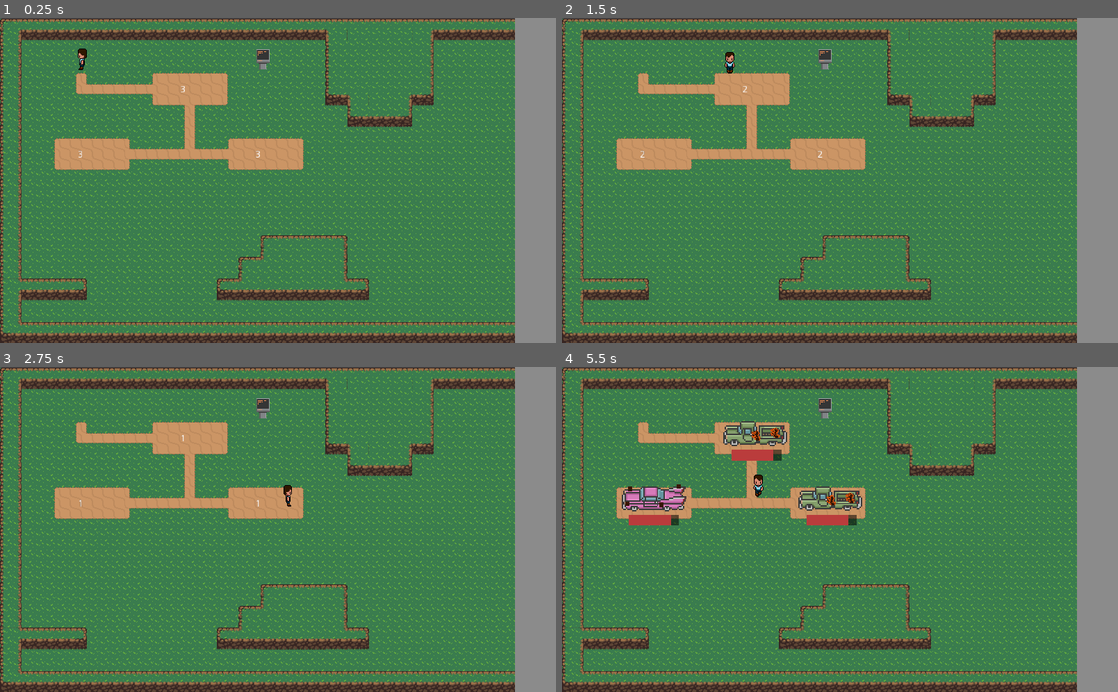
Above: before the commit, frames 1-4 (two rows, left to right).
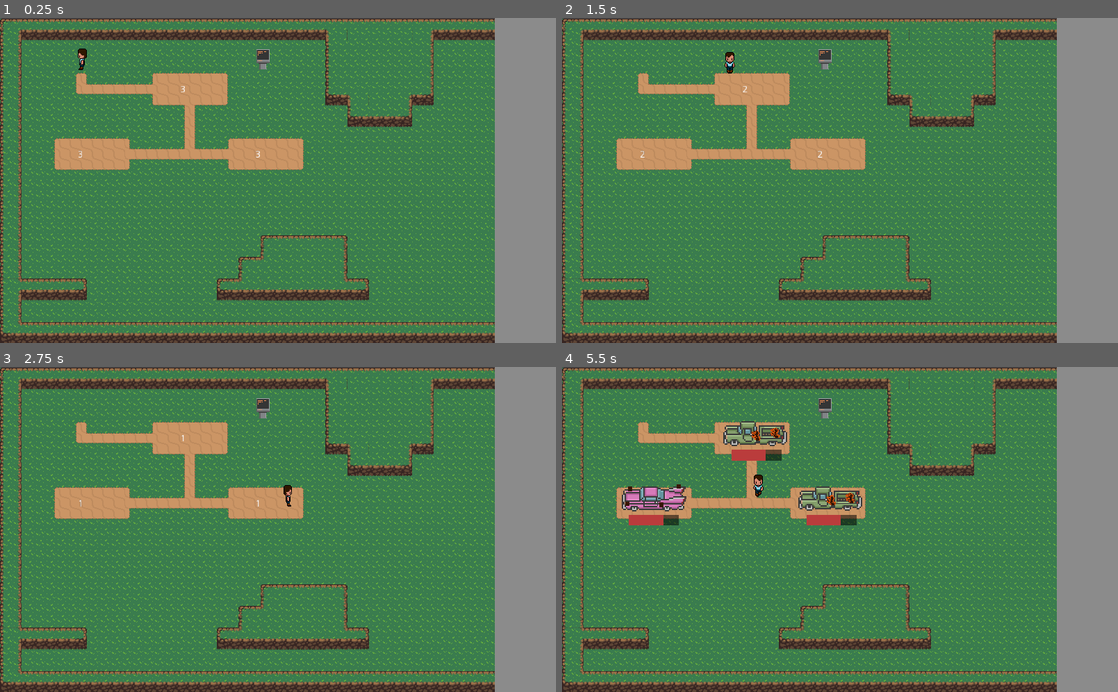
Above: after the commit, the same moments.

Repository: labalumba/CleanerMock
Game: Godot game, scene res://World.tscn
Two runs of this game, one before a commit and one after it. Both use one fixed random seed, a clock stepped at 60 frames per second and the inputs below.
Inputs:
- Up to frame 1 (0.25 s): no input
- Up to frame 2 (1.5 s): tap Enter at 0.5 s; hold Right (move_right) 0.53-1.28 s; tap Z (spray) at 0.6 s; hold Down (move_down) from 1.28 s (still down); tap Q at 1.35 s
- Up to frame 3 (2.75 s): release Down (move_down) at 2.03 s; hold Right (move_right) from 2.03 s (still down); hold E from 2.03 s (still down)
- Up to frame 4 (5.5 s): release Right (move_right) at 2.78 s; release E at 2.78 s; hold Up (move_up) 2.78-3.53 s; tap Z (spray) at 2.85, 5.1 s; hold Q 3.53-4.28 s; hold Left (move_left) 3.53-5.03 s; tap E at 4.35 s; hold Down (move_down) from 5.03 s (still down)

The runs differ from the first frame. In frame 1, 3.6% of the frame differs, in the area x 89-93%, y 0-100%; in frame 2, 3.6%; in frame 3, 3.6%; in frame 4, 3.8%, in the area x 18-93%, y 0-100%.

Commit message:
modified:   Cars/Araba.tscn 	modified:   Cars/Araba2.tscn 	modified:   Cars/Araba3.tscn 	modified:   Cars/araba.gd 	modified:   Cars/araba2.gd 	modified:   Cars/araba3.gd 	modified:   Player/Player.tscn 	modified:   Word/UpgradeMenu.gd 	modified:   Word/UpgradeMenu.tscn 	modified:   Word/UpgradeStation.gd 	modified:   Word/UpgradeStation.tscn 	new file:   export_presets.cfg 	modified:   main.gd 	modified:   project.godot

Diff:
--- a/Cars/Araba.tscn
+++ b/Cars/Araba.tscn
@@ -53,6 +53,8 @@
 
 [node name="Timer" type="Timer" parent="."]
 wait_time = 10.0
+one_shot = true
 
 [node name="PatianceMeter" parent="." instance=ExtResource( 4 )]
+
 [connection signal="timeout" from="Timer" to="." method="_on_Timer_timeout"]
--- a/Cars/Araba2.tscn
+++ b/Cars/Araba2.tscn
@@ -41,4 +41,5 @@
 one_shot = true
 
 [node name="PatianceMeter" parent="." instance=ExtResource( 4 )]
+
 [connection signal="timeout" from="Timer" to="." method="_on_Timer_timeout"]
--- a/Cars/Araba3.tscn
+++ b/Cars/Araba3.tscn
@@ -53,11 +53,12 @@
 }
 
 [node name="Timer" type="Timer" parent="."]
-wait_time = 10.0
+wait_time = 5.0
 one_shot = true
-autostart = true
 
 [node name="PatianceMeter" parent="." instance=ExtResource( 3 )]
+max_value = 5.0
+
 [connection signal="area_entered" from="Area2D" to="." method="_on_Area2D_area_entered"]
 [connection signal="area_exited" from="Area2D" to="." method="_on_Area2D_area_exited"]
 [connection signal="timeout" from="Timer" to="." method="_on_Timer_timeout"]
--- a/Cars/araba.gd
+++ b/Cars/araba.gd
@@ -1,6 +1,6 @@
 extends StaticBody2D
 
-var baseMoney = 7
+var baseMoney = Main.smallDirtBasemoney
 var destroy = false
 var dirtindex = 0
 var isDone = false
@@ -12,24 +12,30 @@
 var dirtArray = ["Dirts/Dirt1", "Dirts/Dirt2", "Dirts/Dirt3", "Dirts/Dirt4", "Dirts/Dirt5","Dirts/Dirt6", "Dirts/Dirt7", "Dirts/Dirt8"]
 
 func _ready():
+	$PatianceMeter.max_value = totalTime*Main.patience
+	$PatianceMeter.value = totalTime*Main.patience
 
 	timer.start()
 	randomize()
-	while destroycount<=3:
+	#while destroycount<=3:
+	while destroycount<=(8-Main.dirtcount)-1:
 		dirtindex = randi()%8
 		if !get_node(dirtArray[dirtindex]).is_queued_for_deletion():
 			get_node(dirtArray[dirtindex]).queue_free()
 			destroycount+=1
-			timer.wait_time = $PatianceMeter.value
+			#timer.wait_time = $PatianceMeter.value
+			timer.wait_time = totalTime*Main.patience
+			timer.start()
 
 func _process(delta):
 	$PatianceMeter.value = timer.time_left
 	if isDone:
-		pay = baseMoney + (totalTime - timer.get_time_left())*.8
+		pay = baseMoney + timer.get_time_left()*Main.moneyBonusMultiplier/(totalTime*Main.patience)
 		pay = int(pay)
 		print(pay)
 		Main.wallet = Main.wallet + pay
 		print(Main.wallet)
+		get_tree().get_root().get_node("World/YSort/Player/notiftext").add_color_override("font_color",Color(0,1,0,1))
 		get_tree().get_root().get_node("World/YSort/Player/notiftext").text = "$" + str(pay)
 		get_tree().get_root().get_node("World/YSort/Player/notiftext/Timer").start()
 		queue_free()
--- a/Cars/araba2.gd
+++ b/Cars/araba2.gd
@@ -1,6 +1,6 @@
 extends StaticBody2D
 
-var baseMoney = 8
+var baseMoney = Main.bigDirtBaseMoney
 var destroy = false
 var dirtindex = 0
 var isDone
@@ -10,6 +10,9 @@
 var destroycount=0
 var dirtArray = ["Dirts/bigDirt1", "Dirts/bigDirt2", "Dirts/bigDirt3"]
 func _ready():
+	$PatianceMeter.max_value = totalTime*Main.patience
+	$PatianceMeter.value = totalTime*Main.patience
+
 	timer.start()
 	randomize()
 	while destroycount<=0:
@@ -17,16 +20,19 @@
 		if !get_node(dirtArray[dirtindex]).is_queued_for_deletion():
 			get_node(dirtArray[dirtindex]).queue_free()
 			destroycount+=1
-			timer.wait_time = $PatianceMeter.value
+			#timer.wait_time = $PatianceMeter.value
+			timer.wait_time = totalTime*Main.patience
+			timer.start()
 
 func _process(delta):
 	$PatianceMeter.value = timer.time_left
 
 	if isDone:
-		pay = baseMoney + (totalTime - timer.get_time_left())*.8
+		pay = baseMoney + timer.get_time_left()*Main.moneyBonusMultiplier/(totalTime*Main.patience)
 		pay = int(pay)
 		print(pay)
 		Main.wallet = Main.wallet + pay
+		get_tree().get_root().get_node("World/YSort/Player/notiftext").add_color_override("font_color",Color(0,1,0,1))
 		get_tree().get_root().get_node("World/YSort/Player/notiftext").text = "$" + str(pay)
 		get_tree().get_root().get_node("World/YSort/Player/notiftext/Timer").start()
 		print(Main.wallet)
--- a/Cars/araba3.gd
+++ b/Cars/araba3.gd
@@ -1,6 +1,6 @@
 extends StaticBody2D
 
-var baseMoney = 10
+var baseMoney = Main.carWashBaseMoney
 var isInside = false
 var keysequence = []
 var randkey = 0
@@ -11,11 +11,14 @@
 
 onready var timer=$Timer
 var pay = 0
-var totalTime=10
+var totalTime=5
 func _ready():
+	timer.start()
+	$PatianceMeter.max_value = totalTime*Main.patience
+	$PatianceMeter.value = totalTime*Main.patience
 	for i in 6:
 		randomize()
-
+		randkey = randi()%6
 		while randkey == prevvalue:
 			randkey = randi()%6
 		match randkey:
@@ -33,18 +36,21 @@
 				keysequence.append("D")
 		prevvalue = randkey
 	$ColorRect/Label.text=str(keysequence)
-	timer.wait_time = $PatianceMeter.value
-
+	#timer.wait_time = $PatianceMeter.value
+	timer.wait_time = totalTime*Main.patience
+	timer.start()
 
 
 
 func _process(delta):
 	$PatianceMeter.value = timer.time_left
 	if isDone:
-		pay = baseMoney + (totalTime - timer.get_time_left())*.8
+		pay = baseMoney + timer.get_time_left()*Main.moneyBonusMultiplier/(totalTime*Main.patience)
 		pay = int(pay)
 		print(pay)
 		Main.wallet = Main.wallet + pay
+
+		get_tree().get_root().get_node("World/YSort/Player/notiftext").add_color_override("font_color",Color(0,1,0,1))
 		get_tree().get_root().get_node("World/YSort/Player/notiftext").text = "$" + str(pay)
 		get_tree().get_root().get_node("World/YSort/Player/notiftext/Timer").start()
 		print(Main.wallet)
--- a/Player/Player.tscn
+++ b/Player/Player.tscn
@@ -361,4 +361,5 @@
 }
 
 [node name="Timer" type="Timer" parent="notiftext"]
+
 [connection signal="timeout" from="notiftext/Timer" to="." method="_on_Timer_timeout"]
--- a/Word/UpgradeMenu.gd
+++ b/Word/UpgradeMenu.gd
@@ -2,8 +2,12 @@
 
 var arabaspawner
 var spawncount = 0
+
+
+
 func _process(delta):
 	$Control/ColorRect/Label.text= str("$") + str(Main.wallet)
+	$Control/ColorRect/Label2.text="PAT:" + str(Main.patience)
 
 
 func _on_Button_pressed():
@@ -11,6 +15,10 @@
 		Main.wallet-=25
 		Main.acceleration+=250
 		Main.friction+=250
+		get_tree().get_root().get_node("World/YSort/Player/notiftext").add_color_override("font_color",Color(1,0,0,1))
+		get_tree().get_root().get_node("World/YSort/Player/notiftext").text = "-$25"
+		get_tree().get_root().get_node("World/YSort/Player/notiftext/Timer").start()
+
 
 
 func Button_CarSlot():
@@ -21,9 +29,33 @@
 			get_tree().get_root().get_node("World/YSort").add_child(arabaspawner)
 			arabaspawner.position = Vector2(400, 300)
 			$Control/ColorRect/MarginContainer/VBoxContainer/Button2.queue_free()
+			get_tree().get_root().get_node("World/YSort/Player/notiftext").add_color_override("font_color",Color(1,0,0,1))
+			get_tree().get_root().get_node("World/YSort/Player/notiftext").text = "-$100"
+			get_tree().get_root().get_node("World/YSort/Player/notiftext/Timer").start()
+
+
 		elif spawncount == 0:
 			Main.wallet-=100
 			arabaspawner=load("res://Cars/ArabaSpawner.tscn").instance()
 			get_tree().get_root().get_node("World/YSort").add_child(arabaspawner)
 			arabaspawner.position = Vector2(130, 300)
 			spawncount+=1
+			get_tree().get_root().get_node("World/YSort/Player/notiftext").add_color_override("font_color",Color(1,0,0,1))
+			get_tree().get_root().get_node("World/YSort/Player/notiftext").text = "-$100"
+			get_tree().get_root().get_node("World/YSort/Player/notiftext/Timer").start()
+
+
+
+
+
+func _on_Button3_pressed():
+	if Main.wallet >=50:
+		Main.wallet -=50
+		Main.patience +=0.25
+		#Main.dirtcount +=1 dirt count ++ with patience??
+		if Main.dirtcount == 8:
+			$Control/ColorRect/MarginContainer/VBoxContainer/Button3.queue_free()
+
+		get_tree().get_root().get_node("World/YSort/Player/notiftext").add_color_override("font_color",Color(1,0,0,1))
+		get_tree().get_root().get_node("World/YSort/Player/notiftext").text = "-$50"
+		get_tree().get_root().get_node("World/YSort/Player/notiftext/Timer").start()
--- a/Word/UpgradeMenu.tscn
+++ b/Word/UpgradeMenu.tscn
@@ -1,11 +1,14 @@
 [gd_scene load_steps=8 format=2]
 
-[ext_resource path="res://Word/Button.gd" type="Script" id=1]
 [ext_resource path="res://Word/UpgradeMenu.gd" type="Script" id=2]
 [ext_resource path="res://Asdonuts.otf" type="DynamicFontData" id=3]
 
 [sub_resource type="DynamicFont" id=1]
-size = 41
+size = 40
+font_data = ExtResource( 3 )
+
+[sub_resource type="DynamicFont" id=5]
+size = 31
 font_data = ExtResource( 3 )
 
 [sub_resource type="Animation" id=2]
@@ -22,7 +25,7 @@
 "times": PoolRealArray( 0 ),
 "transitions": PoolRealArray( 1 ),
 "update": 0,
-"values": [ Vector2( 760, 0 ) ]
+"values": [ Vector2( 730, 0 ) ]
 }
 
 [sub_resource type="Animation" id=3]
@@ -49,10 +52,10 @@
 tracks/0/imported = false
 tracks/0/enabled = true
 tracks/0/keys = {
-"times": PoolRealArray( 0, 0.25 ),
-"transitions": PoolRealArray( 1, 0.101532 ),
+"times": PoolRealArray( 0, 0.2 ),
+"transitions": PoolRealArray( 1, 1 ),
 "update": 0,
-"values": [ Vector2( 760, 0 ), Vector2( 576, 0 ) ]
+"values": [ Vector2( 730, 0 ), Vector2( 555, 0 ) ]
 }
 
 [node name="Node2D" type="CanvasLayer"]
@@ -67,8 +70,8 @@
 }
 
 [node name="ColorRect" type="ColorRect" parent="Control"]
-margin_left = 760.0
-margin_right = 1004.0
+margin_left = 730.0
+margin_right = 999.866
 margin_bottom = 480.0
 color = Color( 0.54902, 0.54902, 0.54902, 1 )
 __meta__ = {
@@ -80,52 +83,64 @@
 margin_right = 63.0
 margin_bottom = 153.0
 custom_fonts/font = SubResource( 1 )
+text = "$0"
+__meta__ = {
+"_edit_use_anchors_": false
+}
+
+[node name="Label2" type="Label" parent="Control/ColorRect"]
+margin_left = 3.0
+margin_top = 147.0
+margin_right = 66.0
+margin_bottom = 228.0
+custom_fonts/font = SubResource( 5 )
+text = "PAT:0.25"
 __meta__ = {
 "_edit_use_anchors_": false
 }
 
 [node name="MarginContainer" type="MarginContainer" parent="Control/ColorRect"]
-margin_left = 67.0
-margin_top = 57.0
-margin_right = 219.0
+margin_left = 95.352
+margin_top = 52.0
+margin_right = 263.352
 margin_bottom = 451.0
 __meta__ = {
 "_edit_use_anchors_": false
 }
 
 [node name="VBoxContainer" type="VBoxContainer" parent="Control/ColorRect/MarginContainer"]
-margin_right = 152.0
-margin_bottom = 394.0
+margin_right = 169.0
+margin_bottom = 399.0
 
 [node name="Button" type="Button" parent="Control/ColorRect/MarginContainer/VBoxContainer"]
-margin_right = 152.0
+margin_right = 169.0
 margin_bottom = 60.0
 rect_min_size = Vector2( 0, 60 )
 text = "Upgrade Speed $25"
-script = ExtResource( 1 )
 
 [node name="Button2" type="Button" parent="Control/ColorRect/MarginContainer/VBoxContainer"]
 margin_top = 64.0
-margin_right = 152.0
+margin_right = 169.0
 margin_bottom = 124.0
 rect_min_size = Vector2( 0, 60 )
 text = "Add Car Slot $100"
 
 [node name="Button3" type="Button" parent="Control/ColorRect/MarginContainer/VBoxContainer"]
 margin_top = 128.0
-margin_right = 152.0
+margin_right = 169.0
 margin_bottom = 188.0
 rect_min_size = Vector2( 0, 60 )
+text = "+Customer Patience $50"
 
 [node name="Button4" type="Button" parent="Control/ColorRect/MarginContainer/VBoxContainer"]
 margin_top = 192.0
-margin_right = 152.0
+margin_right = 169.0
 margin_bottom = 252.0
 rect_min_size = Vector2( 0, 60 )
 
 [node name="Button5" type="Button" parent="Control/ColorRect/MarginContainer/VBoxContainer"]
 margin_top = 256.0
-margin_right = 152.0
+margin_right = 169.0
 margin_bottom = 316.0
 rect_min_size = Vector2( 0, 60 )
 
@@ -134,5 +149,7 @@
 anims/menuIdle = SubResource( 2 )
 anims/menuclose = SubResource( 3 )
 anims/menuopen = SubResource( 4 )
+
 [connection signal="pressed" from="Control/ColorRect/MarginContainer/VBoxContainer/Button" to="." method="_on_Button_pressed"]
 [connection signal="pressed" from="Control/ColorRect/MarginContainer/VBoxContainer/Button2" to="." method="Button_CarSlot"]
+[connection signal="pressed" from="Control/ColorRect/MarginContainer/VBoxContainer/Button3" to="." method="_on_Button3_pressed"]
--- a/Word/UpgradeStation.gd
+++ b/Word/UpgradeStation.gd
@@ -13,11 +13,13 @@
 
 func _ready():
 	uiButton.release_focus()
+	animationTree.play("menuIdle")
 
 
 func _on_UpgradeStation_area_entered(area):
 	if area.is_in_group("playerhands"):
 		animationTree.play("menuopen")
+		animationTree.play("Idle")
 		uiButton.grab_focus()
 		isInside=true
 
--- a/Word/UpgradeStation.tscn
+++ b/Word/UpgradeStation.tscn
@@ -30,5 +30,6 @@
 shape = SubResource( 2 )
 
 [node name="UpgradeMenu" parent="." instance=ExtResource( 3 )]
+
 [connection signal="area_entered" from="." to="." method="_on_UpgradeStation_area_entered"]
 [connection signal="area_exited" from="." to="." method="_on_UpgradeStation_area_exited"]
--- a/main.gd
+++ b/main.gd
@@ -1,6 +1,21 @@
 extends Node
 
 var wallet = 0
+
+#movement
 var maxspeed = 250
 var acceleration = 300
 var friction = 500
+
+#upgrades
+var moneyBonusMultiplier = 10
+
+var smallDirtBasemoney = 10
+var bigDirtBaseMoney = 9
+var carWashBaseMoney = 12
+
+var patience = 0.5
+var dirtcount = 4
+
+func _ready():
+	Input.set_mouse_mode(Input.MOUSE_MODE_CAPTURED)
--- a/project.godot
+++ b/project.godot
@@ -10,7 +10,6 @@
 
 _global_script_classes=[  ]
 _global_script_class_icons={
-
 }
 
 [application]
@@ -68,6 +67,7 @@
 "deadzone": 0.5,
 "events": [ Object(InputEventKey,"resource_local_to_scene":false,"resource_name":"","device":0,"alt":false,"shift":false,"control":false,"meta":false,"command":false,"pressed":false,"scancode":90,"unicode":0,"echo":false,"script":null)
 , Object(InputEventJoypadButton,"resource_local_to_scene":false,"resource_name":"","device":0,"button_index":0,"pressure":0.0,"pressed":false,"script":null)
+, Object(InputEventKey,"resource_local_to_scene":false,"resource_name":"","device":0,"alt":false,"shift":false,"control":false,"meta":false,"command":false,"pressed":false,"scancode":32,"unicode":0,"echo":false,"script":null)
  ]
 }
 menu_open={
Not shown: 1 places in Player/Player.tscn that only renumber resources
Not shown, added: export_presets.cfg
